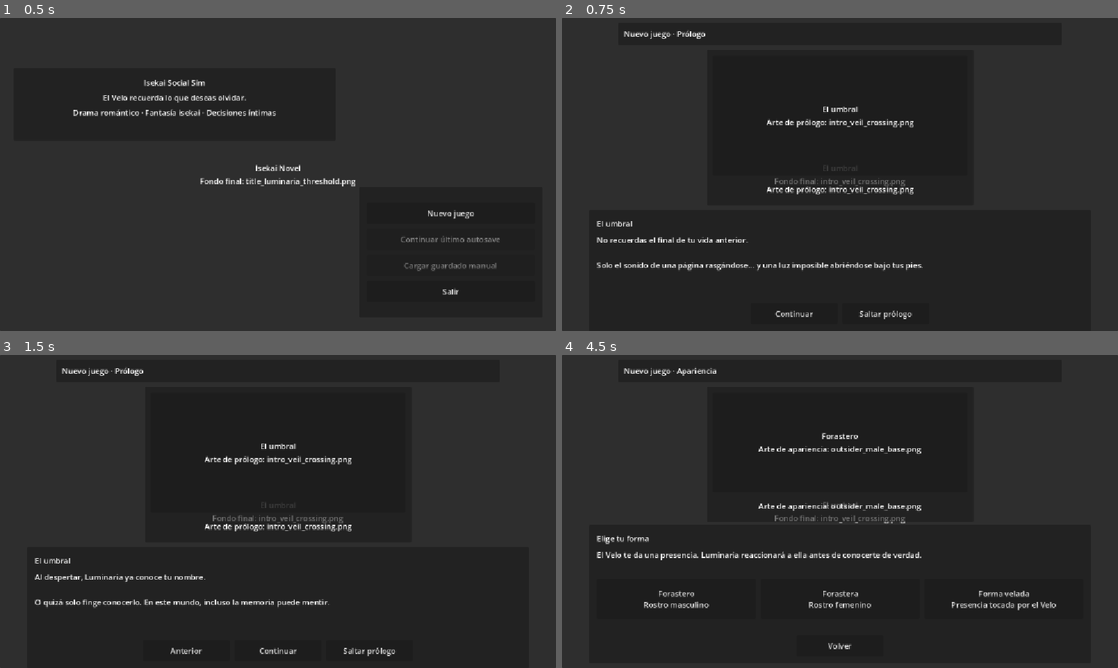
Above: before the commit, frames 1-4 (two rows, left to right).
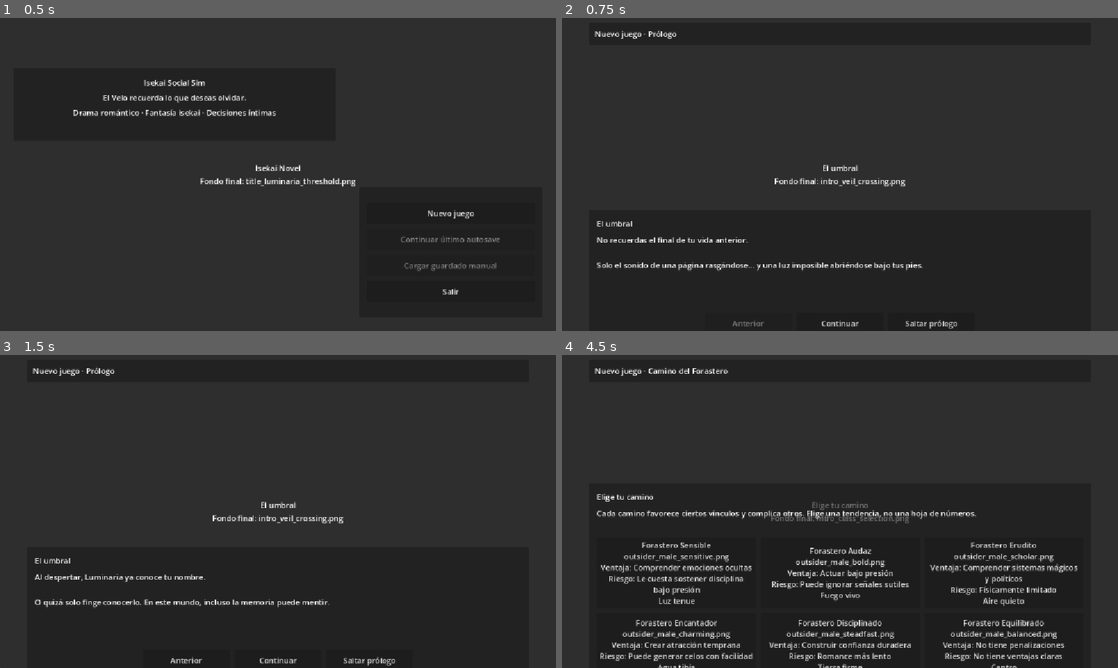
Above: after the commit, the same moments.

Repository: JoshSnowMex/isekai-novel
Game: Godot game, scene res://scenes/menu/MainMenu.tscn
Same seed, same stepped clock (60 frames per second), same inputs: the game is played once before the commit and once after it.
Inputs (mouse positions are in pixels of both pictures, inside the frame that each line leads up to):
- Up to frame 1 (0.5 s): no input
- Up to frame 2 (0.75 s): click "Nuevo juego" at 0.5 s
- Up to frame 3 (1.5 s): click "Continuar" at 1.25 s
- Up to frame 4 (4.5 s): click "Anterior" at 2 s; click "Saltar prólogo" at 2.75 s; click (840, 646) at 3.5 s, where only the run before the commit has a clickable "Volver"; click (840, 649) at 4.25 s, where only the run before the commit has a clickable "Elegir apariencia"

Frame 1 is identical in both runs. In frame 2, 1.7% of the frame differs, in the area x 5-72%, y 3-100%; in frame 3, 1.8%; in frame 4, 8.9%, in the area x 5-93%, y 4-100%.

Commit message:
Summary (required)

Diff:
--- a/scenes/intro/intro_scene.gd
+++ b/scenes/intro/intro_scene.gd
@@ -13,10 +13,6 @@
 
 var top_panel: PanelContainer
 var top_label: Label
-
-var hero_panel: PanelContainer
-var hero_holder: Control
-var hero_caption_label: Label
 
 var bottom_panel: PanelContainer
 var bottom_title_label: Label
@@ -53,19 +49,17 @@
 	background_layer.offset_bottom = 0
 	add_child(background_layer)
 
-	build_background()
 	build_top_panel()
-	build_hero_panel()
 	build_bottom_panel()
 
 
-func build_background() -> void:
+func build_background(path: String, title: String, caption: String) -> void:
 	clear_children(background_layer)
 
 	var background: Control = VisualAsset.make_texture_or_placeholder(
-		"res://assets/backgrounds/intro_veil_crossing.png",
-		"El umbral",
-		"Fondo final: intro_veil_crossing.png"
+		path,
+		title,
+		caption
 	)
 
 	background.set_anchors_preset(Control.PRESET_FULL_RECT)
@@ -78,7 +72,7 @@
 
 func build_top_panel() -> void:
 	top_panel = PanelContainer.new()
-	top_panel.custom_minimum_size = Vector2(720, 46)
+	top_panel.custom_minimum_size = Vector2(1040, 46)
 	add_child(top_panel)
 
 	var margin: MarginContainer = MarginContainer.new()
@@ -97,41 +91,9 @@
 	margin.add_child(top_label)
 
 
-func build_hero_panel() -> void:
-	hero_panel = PanelContainer.new()
-	hero_panel.custom_minimum_size = Vector2(520, 280)
-	add_child(hero_panel)
-
-	var margin: MarginContainer = MarginContainer.new()
-	margin.add_theme_constant_override("margin_left", 12)
-	margin.add_theme_constant_override("margin_top", 12)
-	margin.add_theme_constant_override("margin_right", 12)
-	margin.add_theme_constant_override("margin_bottom", 12)
-	hero_panel.add_child(margin)
-
-	var box: VBoxContainer = VBoxContainer.new()
-	box.size_flags_horizontal = Control.SIZE_EXPAND_FILL
-	box.size_flags_vertical = Control.SIZE_EXPAND_FILL
-	box.add_theme_constant_override("separation", 8)
-	margin.add_child(box)
-
-	hero_holder = Control.new()
-	hero_holder.size_flags_horizontal = Control.SIZE_EXPAND_FILL
-	hero_holder.size_flags_vertical = Control.SIZE_EXPAND_FILL
-	box.add_child(hero_holder)
-
-	hero_caption_label = Label.new()
-	hero_caption_label.custom_minimum_size = Vector2(1, 42)
-	hero_caption_label.size_flags_horizontal = Control.SIZE_EXPAND_FILL
-	hero_caption_label.horizontal_alignment = HORIZONTAL_ALIGNMENT_CENTER
-	hero_caption_label.vertical_alignment = VERTICAL_ALIGNMENT_CENTER
-	hero_caption_label.autowrap_mode = TextServer.AUTOWRAP_WORD_SMART
-	box.add_child(hero_caption_label)
-
-
 func build_bottom_panel() -> void:
 	bottom_panel = PanelContainer.new()
-	bottom_panel.custom_minimum_size = Vector2(920, 250)
+	bottom_panel.custom_minimum_size = Vector2(1040, 270)
 	add_child(bottom_panel)
 
 	var margin: MarginContainer = MarginContainer.new()
@@ -180,6 +142,12 @@
 func show_prologue() -> void:
 	current_step = IntroStep.PROLOGUE
 
+	build_background(
+		"res://assets/backgrounds/intro_veil_crossing.png",
+		"El umbral",
+		"Fondo final: intro_veil_crossing.png"
+	)
+
 	top_label.text = "Nuevo juego · Prólogo"
 	bottom_title_label.text = "El umbral"
 	bottom_text_label.text = str(prologue_pages[prologue_index])
@@ -187,17 +155,10 @@
 	clear_children(bottom_content)
 	clear_children(bottom_buttons)
 
-	set_hero_placeholder(
-		"res://assets/backgrounds/intro_veil_crossing.png",
-		"El umbral",
-		"Arte de prólogo: intro_veil_crossing.png"
-	)
-
-	if prologue_index > 0:
-		add_footer_button("Anterior", func():
-			prologue_index = max(0, prologue_index - 1)
-			show_prologue()
-		)
+	add_footer_button("Anterior", func():
+		prologue_index = max(0, prologue_index - 1)
+		show_prologue()
+	).disabled = prologue_index <= 0
 
 	if prologue_index < prologue_pages.size() - 1:
 		add_footer_button("Continuar", func():
@@ -219,6 +180,12 @@
 func show_appearance_selection() -> void:
 	current_step = IntroStep.APPEARANCE
 
+	build_background(
+		"res://assets/backgrounds/intro_appearance_selection.png",
+		"Elige tu forma",
+		"Fondo final: intro_appearance_selection.png"
+	)
+
 	top_label.text = "Nuevo juego · Apariencia"
 	bottom_title_label.text = "Elige tu forma"
 	bottom_text_label.text = "El Velo te da una presencia. Luminaria reaccionará a ella antes de conocerte de verdad."
@@ -226,12 +193,6 @@
 	clear_children(bottom_content)
 	clear_children(bottom_buttons)
 
-	set_hero_placeholder(
-		get_appearance_asset_path(selected_appearance_id),
-		get_appearance_label(selected_appearance_id),
-		"Arte de apariencia: %s" % get_appearance_asset_name(selected_appearance_id)
-	)
-
 	var grid: GridContainer = create_grid(3)
 	bottom_content.add_child(grid)
 
@@ -239,51 +200,61 @@
 	add_appearance_card(grid, "Forastera", "woman", "Rostro femenino")
 	add_appearance_card(grid, "Forma velada", "veiled", "Presencia tocada por el Velo")
 
-	add_footer_button("Volver", func():
+	add_footer_button("Anterior", func():
 		prologue_index = prologue_pages.size() - 1
 		show_prologue()
 	)
 
+	add_footer_button("Continuar", func():
+		show_class_selection()
+	)
+
+	add_footer_button("Saltar prólogo", func():
+		show_class_selection()
+	).disabled = true
+
 	call_deferred("refresh_layout_after_frame")
 
 
 func add_appearance_card(parent: Node, title: String, appearance_id: String, description: String) -> void:
 	var locked_appearance_id: String = appearance_id
-
-	var button: Button = Button.new()
-	button.focus_mode = Control.FOCUS_ALL
-	button.size_flags_horizontal = Control.SIZE_EXPAND_FILL
-	button.custom_minimum_size = Vector2(220, 82)
-	button.autowrap_mode = TextServer.AUTOWRAP_WORD_SMART
-	button.text = "%s\n%s" % [title, description]
-
-	button.mouse_entered.connect(func():
+	var asset_path: String = get_appearance_asset_path(locked_appearance_id)
+
+	var card: Button = Button.new()
+	card.focus_mode = Control.FOCUS_ALL
+	card.size_flags_horizontal = Control.SIZE_EXPAND_FILL
+	card.custom_minimum_size = Vector2(260, 132)
+	card.autowrap_mode = TextServer.AUTOWRAP_WORD_SMART
+	card.text = "%s\n%s\n\n%s" % [
+		title,
+		description,
+		get_appearance_asset_name(locked_appearance_id)
+	]
+
+	card.mouse_entered.connect(func():
 		selected_appearance_id = locked_appearance_id
-		set_hero_placeholder(
-			get_appearance_asset_path(locked_appearance_id),
-			get_appearance_label(locked_appearance_id),
-			"Arte de apariencia: %s" % get_appearance_asset_name(locked_appearance_id)
-		)
-	)
-	button.focus_entered.connect(func():
+		bottom_text_label.text = "%s · %s" % [title, description]
+	)
+	card.focus_entered.connect(func():
 		selected_appearance_id = locked_appearance_id
-		set_hero_placeholder(
-			get_appearance_asset_path(locked_appearance_id),
-			get_appearance_label(locked_appearance_id),
-			"Arte de apariencia: %s" % get_appearance_asset_name(locked_appearance_id)
-		)
-	)
-
-	button.pressed.connect(func():
+		bottom_text_label.text = "%s · %s" % [title, description]
+	)
+	card.pressed.connect(func():
 		selected_appearance_id = locked_appearance_id
 		show_class_selection()
 	)
 
-	parent.add_child(button)
+	parent.add_child(card)
 
 
 func show_class_selection() -> void:
 	current_step = IntroStep.CLASS
+
+	build_background(
+		"res://assets/backgrounds/intro_class_selection.png",
+		"Elige tu camino",
+		"Fondo final: intro_class_selection.png"
+	)
 
 	top_label.text = "Nuevo juego · Camino del Forastero"
 	bottom_title_label.text = "Elige tu camino"
@@ -295,21 +266,25 @@
 	if selected_class_id == "":
 		selected_class_id = "balanced_outsider"
 
-	set_hero_placeholder(
-		get_class_asset_path(selected_class_id),
-		DataManager.get_player_class(selected_class_id).get("name", selected_class_id),
-		get_class_asset_caption(selected_class_id)
-	)
-
 	var grid: GridContainer = create_grid(3)
 	bottom_content.add_child(grid)
 
 	for class_id in DataManager.player_classes.keys():
 		add_class_card(grid, str(class_id))
 
-	add_footer_button("Volver a apariencia", func():
+	add_footer_button("Anterior", func():
 		show_appearance_selection()
 	)
+
+	add_footer_button("Continuar", func():
+		if selected_class_id == "":
+			selected_class_id = "balanced_outsider"
+		show_confirm_selection()
+	)
+
+	add_footer_button("Saltar prólogo", func():
+		show_confirm_selection()
+	).disabled = true
 
 	call_deferred("refresh_layout_after_frame")
 
@@ -318,41 +293,30 @@
 	var locked_class_id: String = class_id
 	var class_data: Dictionary = DataManager.get_player_class(class_id)
 
-	var button: Button = Button.new()
-	button.focus_mode = Control.FOCUS_ALL
-	button.size_flags_horizontal = Control.SIZE_EXPAND_FILL
-	button.custom_minimum_size = Vector2(230, 92)
-	button.autowrap_mode = TextServer.AUTOWRAP_WORD_SMART
-	button.text = build_class_card_text(class_id, class_data)
-
-	button.mouse_entered.connect(func():
+	var card: Button = Button.new()
+	card.focus_mode = Control.FOCUS_ALL
+	card.size_flags_horizontal = Control.SIZE_EXPAND_FILL
+	card.custom_minimum_size = Vector2(260, 132)
+	card.autowrap_mode = TextServer.AUTOWRAP_WORD_SMART
+	card.text = build_class_visual_card_text(class_id, class_data)
+
+	card.mouse_entered.connect(func():
 		selected_class_id = locked_class_id
-		set_hero_placeholder(
-			get_class_asset_path(locked_class_id),
-			class_data.get("name", locked_class_id),
-			get_class_asset_caption(locked_class_id)
-		)
 		bottom_text_label.text = build_class_hover_summary(class_data)
 	)
-	button.focus_entered.connect(func():
+	card.focus_entered.connect(func():
 		selected_class_id = locked_class_id
-		set_hero_placeholder(
-			get_class_asset_path(locked_class_id),
-			class_data.get("name", locked_class_id),
-			get_class_asset_caption(locked_class_id)
-		)
 		bottom_text_label.text = build_class_hover_summary(class_data)
 	)
-
-	button.pressed.connect(func():
+	card.pressed.connect(func():
 		selected_class_id = locked_class_id
 		show_confirm_selection()
 	)
 
-	parent.add_child(button)
-
-
-func build_class_card_text(class_id: String, class_data: Dictionary) -> String:
+	parent.add_child(card)
+
+
+func build_class_visual_card_text(class_id: String, class_data: Dictionary) -> String:
 	var strengths: Array = class_data.get("strengths", [])
 	var weaknesses: Array = class_data.get("weaknesses", [])
 
@@ -365,10 +329,12 @@
 	if not weaknesses.is_empty():
 		weakness_text = "Riesgo: %s" % str(weaknesses[0])
 
-	return "%s\n%s\n%s" % [
+	return "%s\n%s\n\n%s\n%s\n\n%s" % [
 		class_data.get("name", class_id),
+		get_class_asset_name(class_id),
 		strength_text,
-		weakness_text
+		weakness_text,
+		class_data.get("element", "")
 	]
 
 
@@ -384,6 +350,12 @@
 
 	var class_data: Dictionary = DataManager.get_player_class(selected_class_id)
 	var appearance_label: String = get_appearance_label(selected_appearance_id)
+
+	build_background(
+		"res://assets/backgrounds/intro_confirm_outsider.png",
+		"Confirmar Forastero",
+		"Fondo final: intro_confirm_outsider.png"
+	)
 
 	top_label.text = "Nuevo juego · Confirmar Forastero"
 	bottom_title_label.text = "Confirmar inicio"
@@ -397,44 +369,25 @@
 	clear_children(bottom_content)
 	clear_children(bottom_buttons)
 
-	set_hero_placeholder(
-		get_class_asset_path(selected_class_id),
-		class_data.get("name", selected_class_id),
-		get_class_asset_caption(selected_class_id)
+	var summary_label: Label = Label.new()
+	summary_label.size_flags_horizontal = Control.SIZE_EXPAND_FILL
+	summary_label.autowrap_mode = TextServer.AUTOWRAP_WORD_SMART
+	summary_label.text = "Arte final de personaje: %s" % get_class_asset_name(selected_class_id)
+	bottom_content.add_child(summary_label)
+
+	add_footer_button("Anterior", func():
+		show_class_selection()
 	)
 
 	add_footer_button("Comenzar historia", func():
 		start_game()
 	)
 
-	add_footer_button("Cambiar camino", func():
-		show_class_selection()
-	)
-
 	add_footer_button("Cambiar apariencia", func():
 		show_appearance_selection()
 	)
 
 	call_deferred("refresh_layout_after_frame")
-
-
-func set_hero_placeholder(path: String, title: String, caption: String) -> void:
-	clear_children(hero_holder)
-
-	var visual: Control = VisualAsset.make_texture_or_placeholder(
-		path,
-		title,
-		caption
-	)
-
-	visual.set_anchors_preset(Control.PRESET_FULL_RECT)
-	visual.offset_left = 0
-	visual.offset_top = 0
-	visual.offset_right = 0
-	visual.offset_bottom = 0
-	hero_holder.add_child(visual)
-
-	hero_caption_label.text = caption
 
 
 func get_appearance_label(appearance_id: String) -> String:
@@ -465,10 +418,6 @@
 	return "res://assets/player/%s" % get_appearance_asset_name(appearance_id)
 
 
-func get_class_asset_path(class_id: String) -> String:
-	return "res://assets/player/%s" % get_class_asset_name(class_id)
-
-
 func get_class_asset_name(class_id: String) -> String:
 	var appearance_asset_id: String = selected_appearance_id
 
@@ -485,10 +434,6 @@
 		appearance_asset_id,
 		normalized_class_id
 	]
-
-
-func get_class_asset_caption(class_id: String) -> String:
-	return "Arte final: %s" % get_class_asset_name(class_id)
 
 
 func start_game() -> void:
@@ -535,44 +480,28 @@
 func layout_overlay_controls() -> void:
 	var margin: float = 10.0
 	var top_height: float = 46.0
-	var bottom_height: float = 286.0
+	var panel_width: float = min(1040.0, max(640.0, size.x - (margin * 2.0)))
+	var bottom_height: float = 270.0
 
 	if current_step == IntroStep.PROLOGUE:
 		bottom_height = 240.0
+	elif current_step == IntroStep.APPEARANCE:
+		bottom_height = 282.0
 	elif current_step == IntroStep.CLASS:
-		bottom_height = 318.0
+		bottom_height = 372.0
 	elif current_step == IntroStep.CONFIRM:
-		bottom_height = 220.0
-
-	top_panel.size = Vector2(
-		min(920.0, max(520.0, size.x - (margin * 2.0))),
-		top_height
-	)
+		bottom_height = 236.0
+
+	top_panel.size = Vector2(panel_width, top_height)
 	top_panel.position = Vector2(
-		(size.x - top_panel.size.x) / 2.0,
+		(size.x - panel_width) / 2.0,
 		margin
 	)
 
-	bottom_panel.size = Vector2(
-		min(1040.0, max(640.0, size.x - (margin * 2.0))),
-		bottom_height
-	)
+	bottom_panel.size = Vector2(panel_width, bottom_height)
 	bottom_panel.position = Vector2(
-		(size.x - bottom_panel.size.x) / 2.0,
+		(size.x - panel_width) / 2.0,
 		max(margin, size.y - bottom_height - margin)
-	)
-
-	var hero_top: float = top_panel.position.y + top_height + margin
-	var hero_bottom: float = bottom_panel.position.y - margin
-	var hero_height: float = max(180.0, hero_bottom - hero_top)
-
-	hero_panel.size = Vector2(
-		min(620.0, max(420.0, size.x * 0.48)),
-		hero_height
-	)
-	hero_panel.position = Vector2(
-		(size.x - hero_panel.size.x) / 2.0,
-		hero_top
 	)
 
 
Binary file changed: ejemplo.png
Binary file changed: ejemplo1.png
Binary file changed: ejemplo2.png
